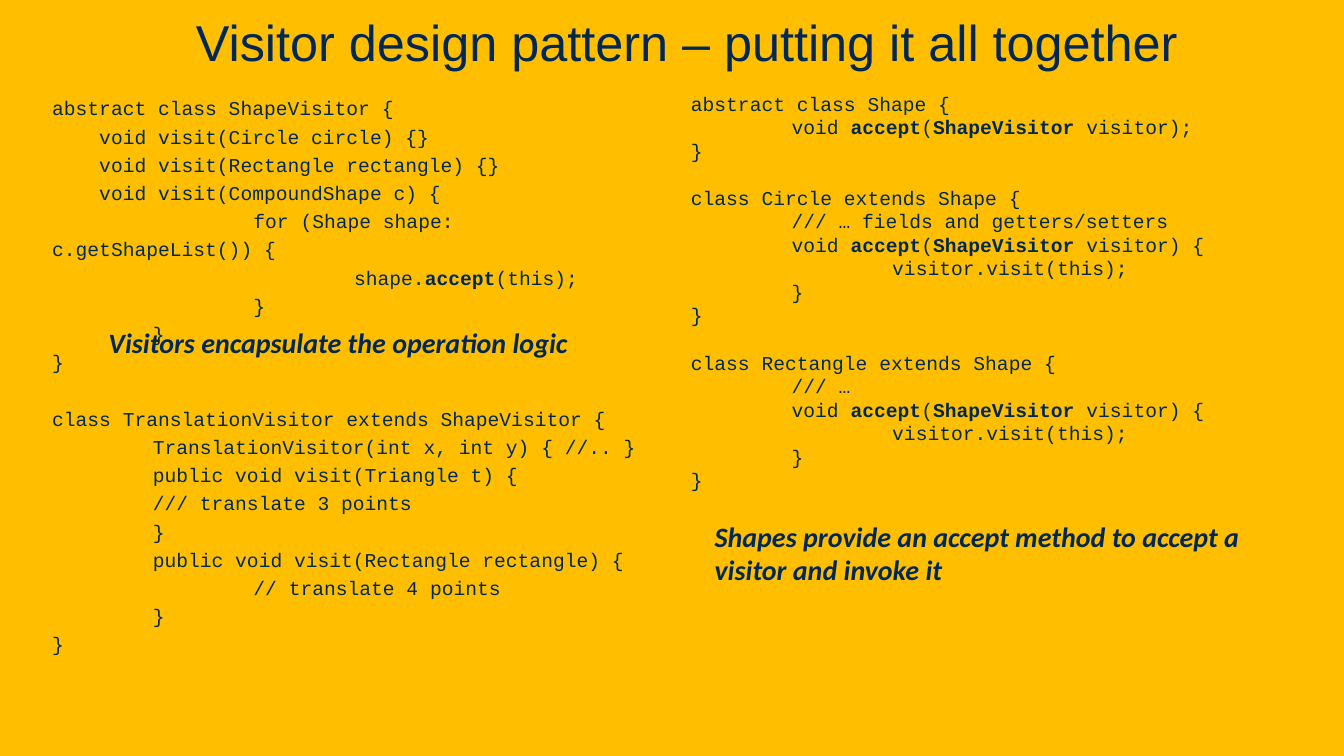
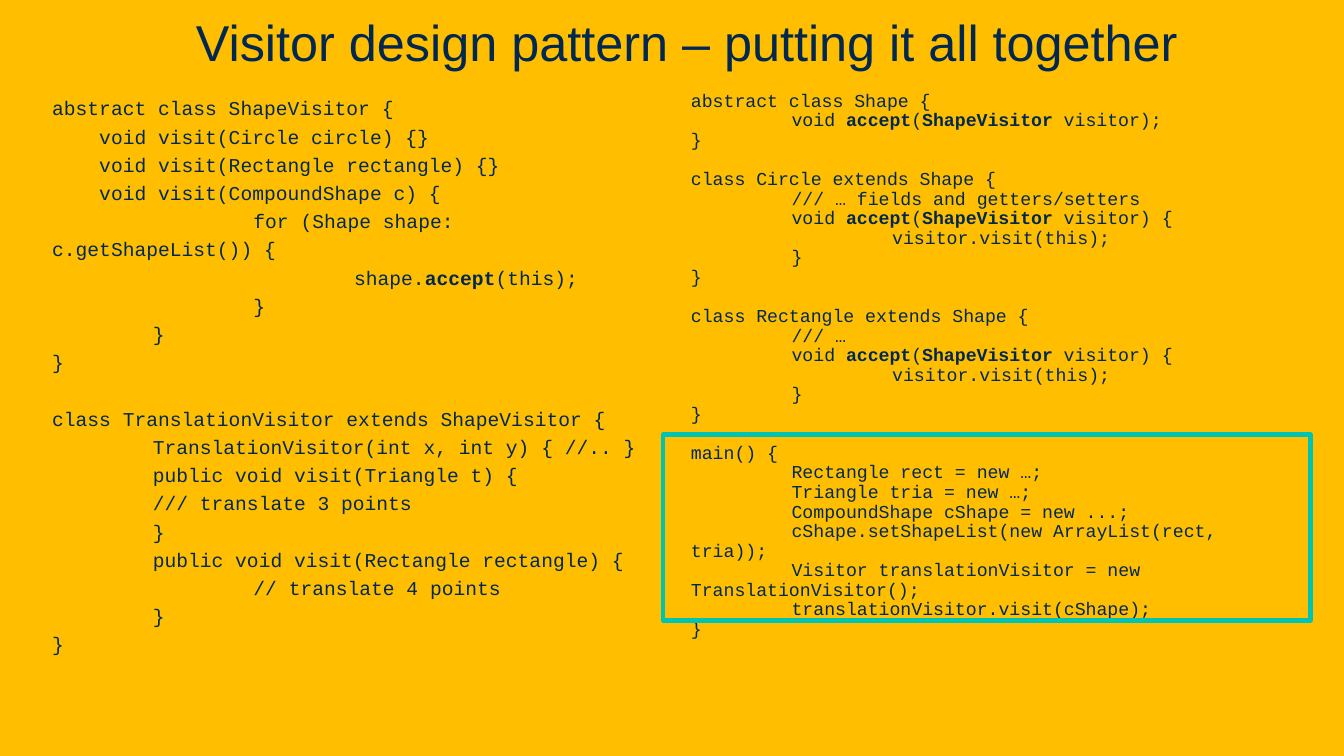
Before and after one commit to davsec-teaching/ecs160-f25, a slide deck: slide 135 of slides/8_design_patterns.pptx. Drawn at 1344x756 pixels with LibreOffice and Linux fonts; fonts in the diff are those of the drawing; background and template pictures are left out. Boxes give left, top, right and bottom in pixels: in the first picture for what was removed or moved away, otherwise in the second. Text is boxed around its words. In the diff, an @@ line names an element or a change of style, - is before the commit and + after.

Commit message:
all done :)

```diff
--- a/slides/8_design_patterns.pptx
+++ b/slides/8_design_patterns.pptx
@@ text at box(691, 94, 1162, 385): size 14 to 12.9 pt in "abstract class Shape {", "void accept(ShapeVisitor visitor);", "} class Circle extends Shape {", "/// … fields and getters/setters" and 9 more places; line spacing 1 to 0.9 @@
@@ text removed at box(108, 330, 568, 358) @@
-Visitors encapsulate the operation logic
@@ rectangle added at box(663, 435, 1311, 620), outline #00C4B2 3.25 pt @@
@@ text at box(691, 446, 1216, 622): text changed; size 14 to 12.9 pt @@
-}
+}
+main() {
+Rectangle rect = new …;
+Triangle tria = new …;
+CompoundShape cShape = new ...;
+cShape.setShapeList(new ArrayList(rect, tria));
+Visitor translationVisitor = new TranslationVisitor();
+translationVisitor.visit(cShape);
+}
@@ text removed at box(715, 527, 1239, 581) @@
-Shapes provide an accept method to accept a visitor and invoke it
```
Also in this commit, not shown: 3 other slides changed, 2 slides added, 4 slides removed.
